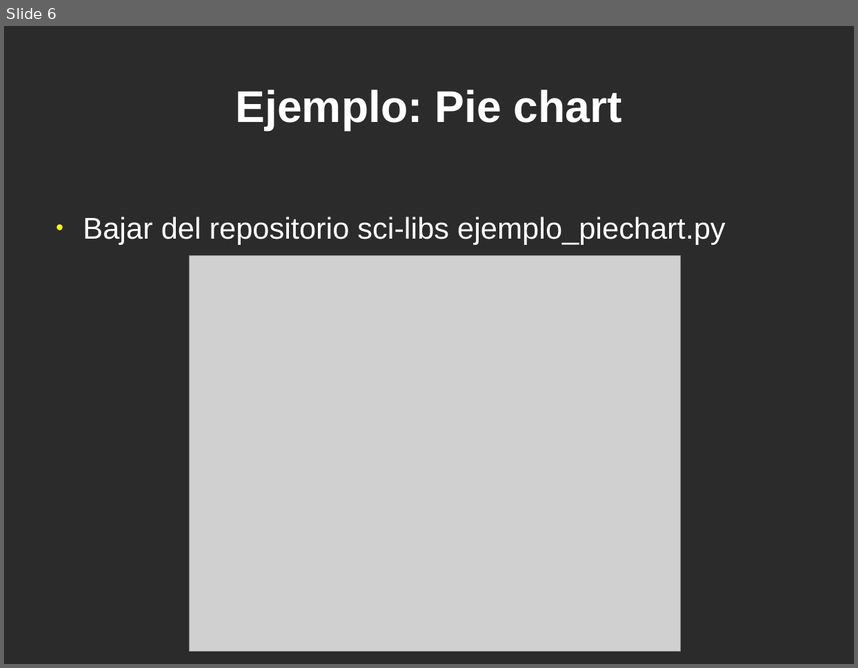
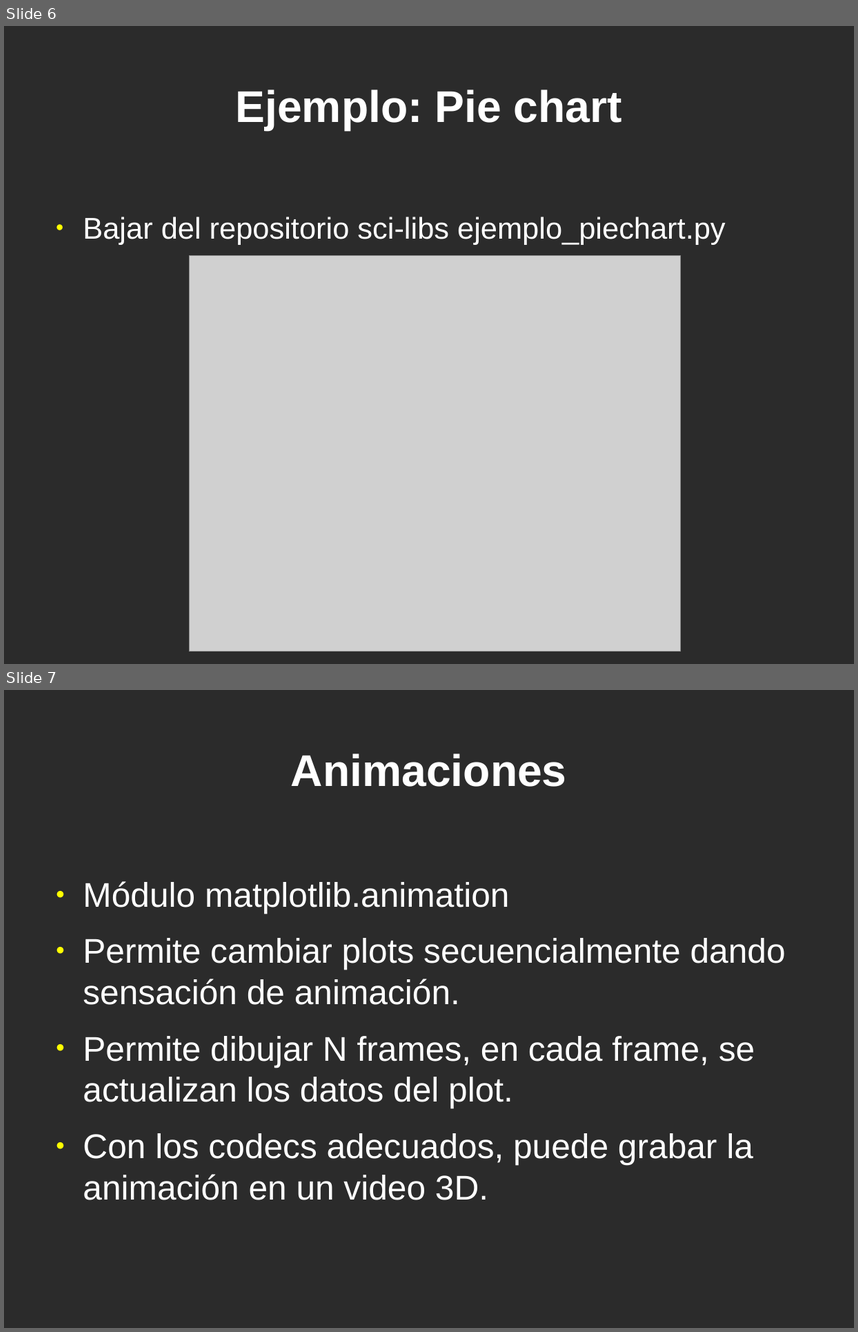
Before and after one commit to jeudy/clases_topicosI2013, a slide deck: 13-Plots-3D-Animacion.odp. Shown one above the other, each under a label of ours: slide 6 before the commit, slides 6 and 7 after it. The pictures are 858x668 and 858x1332 pixels, drawn with LibreOffice and Linux fonts; fonts in the diff are those of the drawing; grey boxes stand for pictures; background and template pictures are left out; a plain dark background stands for a picture behind light text. Boxes give left, top, right and bottom in pixels: in the first picture for what was removed or moved away, otherwise in the second. Text is boxed around its words. In the diff, an @@ line names an element or a change of style, - is before the commit and + after.

Commit message:
Matplotlib+

```diff
--- a/13-Plots-3D-Animacion.odp
+++ b/13-Plots-3D-Animacion.odp
@@ slide 7 added at (4, 690, 854, 1328), background picture (left out) @@
@@ title added at (291, 753, 567, 787), 41.4 pt, text #FFFFFF, bold @@
+Animaciones
@@ text added at (83, 881, 786, 1200), 32 pt, text #FFFFFF @@
+● Módulo matplotlib.animation
+● Permite cambiar plots secuencialmente dando sensación de animación.
+● Permite dibujar N frames, en cada frame, se actualizan los datos del plot.
+● Con los codecs adecuados, puede grabar la animación en un video 3D.
```
Also in this commit, not shown: 1 slide changed, 4 other slides added, 2 slides removed, 1 other file.
